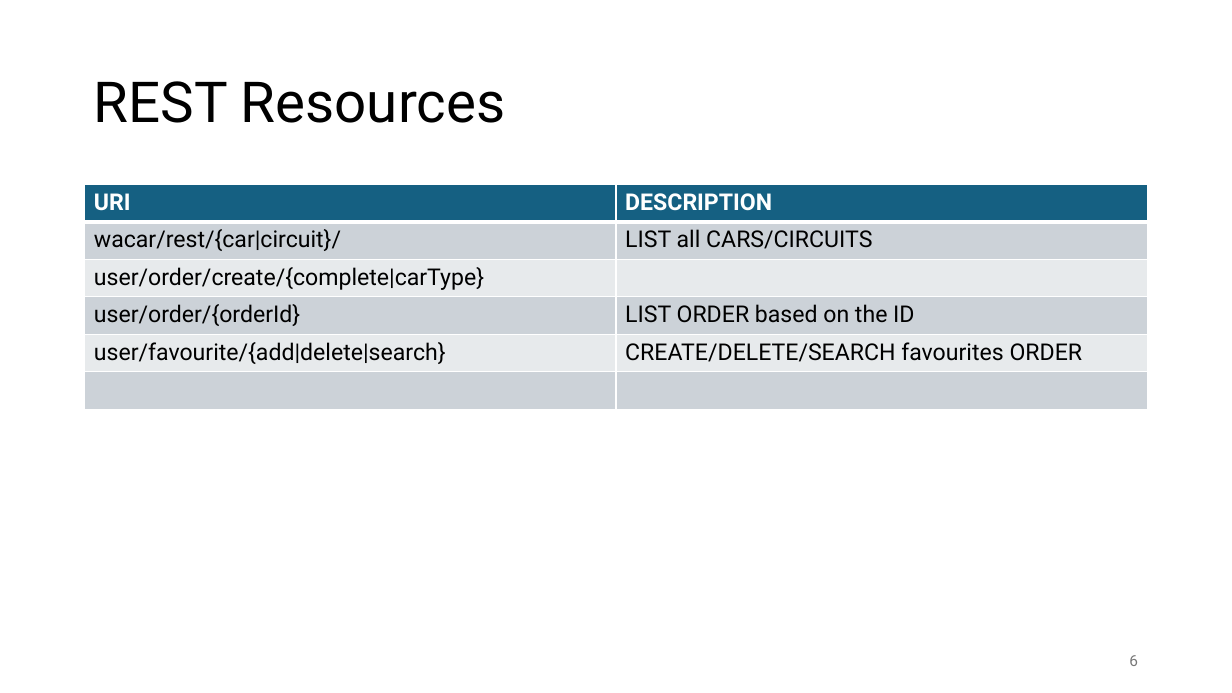
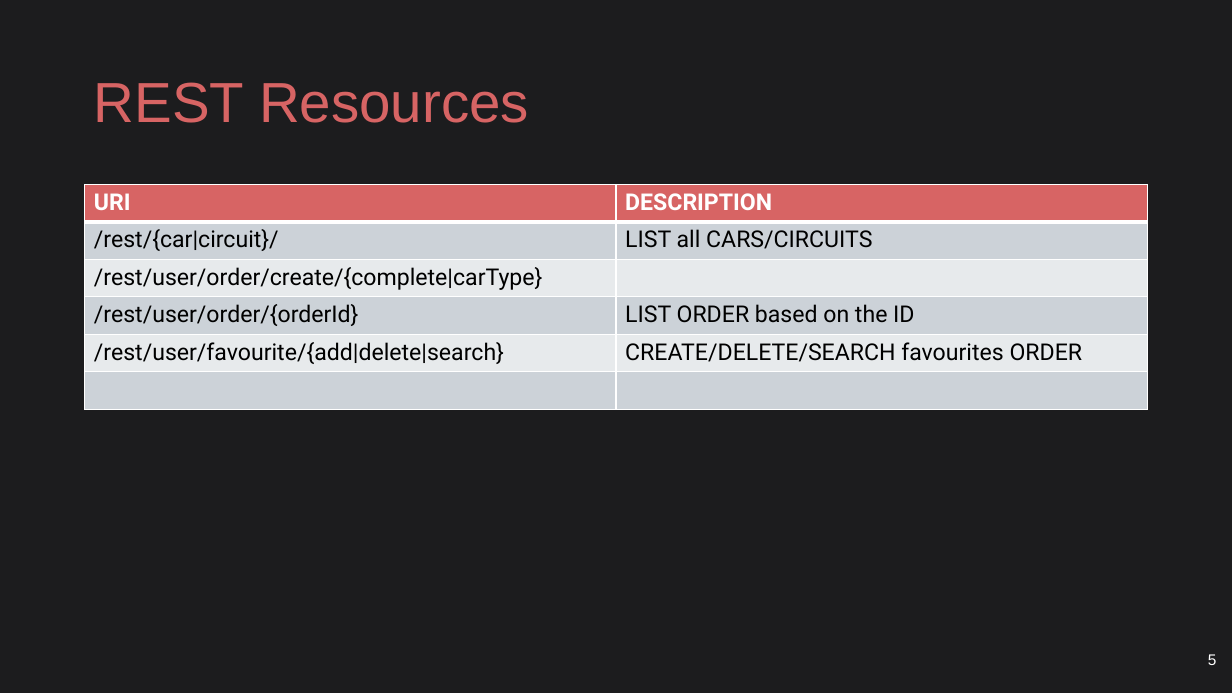
Before and after one commit to ludovicodimartino/webApplicationUniProject, a slide deck: slide 5 of WaCar.pptx (slide 6 before the commit). Drawn at 1232x693 pixels with LibreOffice and Linux fonts; fonts in the diff are those of the drawing. Boxes give left, top, right and bottom in pixels: in the first picture for what was removed or moved away, otherwise in the second. Text is boxed around its words. In the diff, an @@ line names an element or a change of style, - is before the commit and + after.

Commit message:
- PPT update - Padding in list orders (responsive)

```diff
--- a/WaCar.pptx
+++ b/WaCar.pptx
@@ background #FFFFFF to #1C1C1E @@
@@ title "REST Resources" at [94, 82, 529, 123]: font Roboto to Arial, text colour #000000 to #D76464 @@
@@ table at [85, 185, 1148, 409] @@
-row 2, column 1: wacar/rest/{car|circuit}/
+row 2, column 1: /rest/{car|circuit}/
-row 3, column 1: user/order/create/{complete|carType}
+row 3, column 1: /rest/user/order/create/{complete|carType}
-row 4, column 1: user/order/{orderId}
+row 4, column 1: /rest/user/order/{orderId}
-row 5, column 1: user/favourite/{add|delete|search}
+row 5, column 1: /rest/user/favourite/{add|delete|search}
@@ fill #156082 to #D76464 in row 1 @@
@@ page number removed at [1129, 655, 1138, 666] @@
-6
@@ page number added at [1208, 654, 1217, 665], 12 pt, text #FFFFFF @@
+5
```
Also in this commit, not shown: 7 other slides changed, 2 slides added, 4 slides removed, 2 other files.
